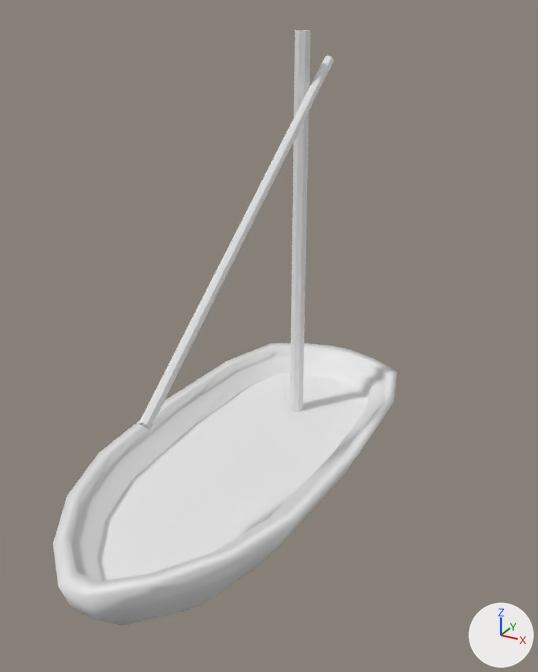
The FBX model main/CannonGame/Assets/Art/Models/Mesh/small_ship.fbx as it was, and as the next commit left it.
Rendered twice from a 50 mm camera at (5.61, -9.82, 7.6) aimed at (0.49, -0.52, 2.95). Every picture has the same lights, and +X, +Y and +Z are marked at lower right.

The scene before the commit, as lines of its bpy script (objects in view):
```python
me_cube = bpy.data.meshes.new('Cube')
me_cube.from_pydata(...)  # 32 vertices, 20 faces; spans x -0.13..0.29, y -3.36..2.09, z -0.56..7.29
me_cube.materials.append(mat_material)  # white #e7e7e7
me_cube_001 = bpy.data.meshes.new('Cube.001')
me_cube_001.from_pydata(...)  # 156 vertices, 147 faces; spans x -1.91..1.91, y -4.71..3.58, z -0.89..1.01
me_cube_001.materials.append(mat_material)  # white #e7e7e7
ob_hull = bpy.data.objects.new('Hull', me_cube_001)
ob_hull.location = (0.0, 0.0, 0.0)
ob_mast = bpy.data.objects.new('Mast', me_cube)
ob_mast.location = (0.0, 0.0, 0.0)
```
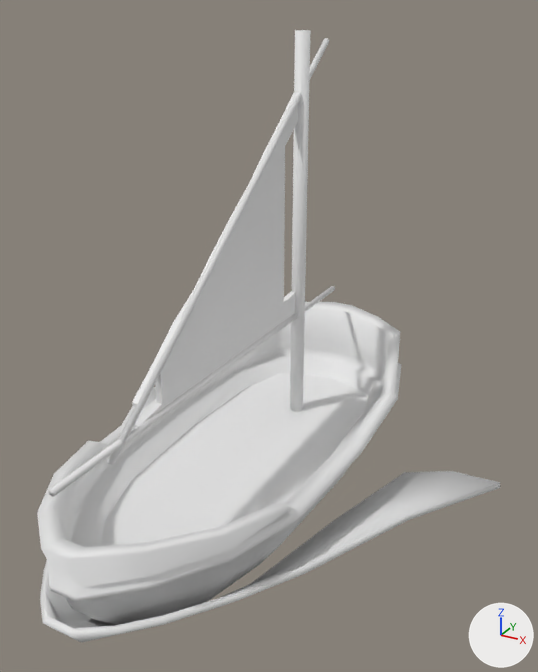
Boxes (x1, y1, x2, y2) around the edits, measured in the pictures (538 x 672 px):
'Hull', reshaped (14% taller)
    before: (53, 343, 397, 625)
    after: (37, 302, 401, 625)
'Sail', added
    after: (132, 93, 298, 427)
'Mast', reshaped (47% wider, 17% taller)
    before: (139, 30, 334, 429)
    after: (48, 30, 335, 497)
'Wake', added
    after: (40, 387, 500, 642)
part 1 of me_cube, added
    after: (48, 286, 335, 497)
part 2 of me_cube, rebuilt (14% wider, 14% taller)
    before: (139, 55, 334, 429)
    after: (107, 38, 330, 465)
part 4 of me_cube_001, built on
    before: (53, 343, 397, 598)
    after: (37, 302, 401, 602)

Edits to the bpy script that builds the scene:
```text
Change me_cube_001:
    used by ob_hull; location = (0.0, 0.0, 0.0)
    remove me_cube_001.from_pydata(...)  # 156 vertices, 147 faces; spans x -1.91..1.91, y -4.71..3.58, z -0.89..1.01
    add me_cube_001.from_pydata(...)  # 260 vertices, 251 faces; spans x -1.97..1.97, y -4.88..3.69, z -0.89..2.01
    me_cube_001 part 4
    18 faces are deleted
    72 vertices are added at x -1.97..1.97, y -4.88..3.69, z 1.04..2.01
    18 new vertices lie (0.0, 0.0, 0.16) away from vertices in x -1.69..1.69, y -4.4..3.3, z 1.0..1.01
    14 new vertices lie (0.0, 0.0, 0.08) away from vertices in x -1.97..1.97, y -4.84..3.69, z 1.04
    122 new faces join them
Change me_cube:
    used by ob_mast; location = (0.0, 0.0, 0.0)
    remove me_cube.from_pydata(...)  # 32 vertices, 20 faces; spans x -0.13..0.29, y -3.36..2.09, z -0.56..7.29
    add me_cube.from_pydata(...)  # 48 vertices, 30 faces; spans x -0.13..0.13, y -4.79..3.01, z -0.56..7.29
    me_cube part 1: a new loose piece, an 8-sided cylinder along y spanning x -0.05..0.05, y -4.79..3.01, z 2.48..2.58, in mat_material (white #e7e7e7)
    me_cube part 2: the loose piece of 16 vertices spanning x 0.13..0.29, y -3.36..2.09, z 2.64..6.91 is rebuilt with 16 vertices and now spans x -0.05..0.05, y -3.82..2.41, z 2.3..7.16
    me_cube part 3: the surface is now shaded smooth
Add me_cube_003:
    me_cube_003.from_pydata(...)  # 80 vertices, 78 faces; spans x -3.89..3.89, y -5.01..1.76, z -0.67..0.7
    me_cube_003.materials.append(mat_material)  # white #e7e7e7
Add me_plane_001:
    me_plane_001.from_pydata(...)  # 176 vertices, 174 faces; spans x -0.1..0.0, y -3.16..1.42, z 2.52..6.4
Add ob_wake:
    ob_wake = bpy.data.objects.new('Wake', me_cube_003)
    ob_wake.location = (0.0, 0.0, 0.0)
Add ob_sail:
    ob_sail = bpy.data.objects.new('Sail', me_plane_001)
    ob_sail.location = (0.0, 0.0, 0.0)
```
